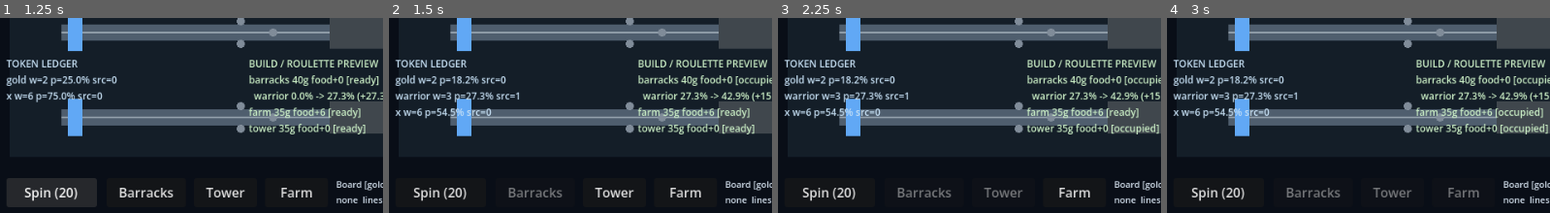
Above: before the commit, frames 1-4 (left to right).
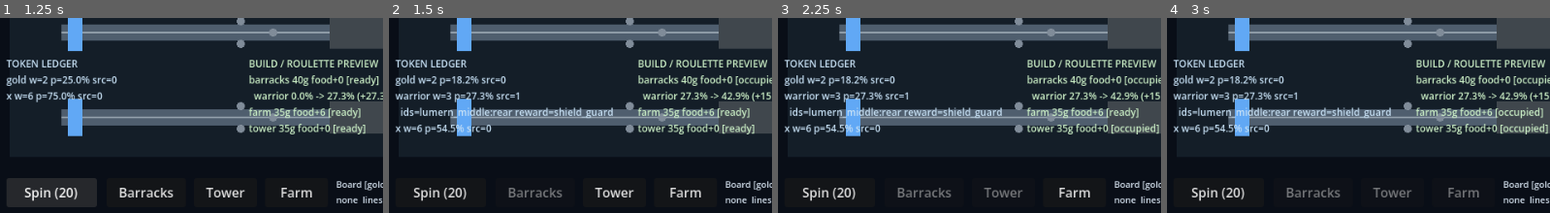
Above: after the commit, the same moments.

Repository: alsdmlals4-eng/omenward
Game: Godot game, scene res://scenes/main/main.tscn
Same seed, same stepped clock (60 frames per second), same inputs: the game is played once before the commit and once after it.
Inputs:
- Up to frame 1 (1.25 s): click "Spin (20)" at 0.5 s
- Up to frame 2 (1.5 s): click "Barracks" at 1.25 s
- Up to frame 3 (2.25 s): click "Tower" at 2 s
- Up to frame 4 (3 s): click "Farm" at 2.75 s
The pictures show only the part of the screen within x 0-50%, y 50-100%; the shares and areas given below are measured in that part.

Frame 1 is identical in both runs. In frame 2, 1.8% of the frame differs, in the area x 1-59%, y 45-60%; in frame 3, 1.8%; in frame 4, 1.8%.

Commit message:
surface complete C3 evidence in the HUD

Diff:
--- a/scripts/ui/stage_hud.gd
+++ b/scripts/ui/stage_hud.gd
@@ -100,12 +100,16 @@
 func _render_token_ledger(entries: Array) -> void:
 	var lines := PackedStringArray(["TOKEN LEDGER"])
 	for entry in entries:
+		var source_ids := _string_list(entry.get("source_building_ids", []))
+		var reward_ids := _string_list(entry.get("reward_archetype_ids", []))
 		lines.append("%s w=%d p=%s src=%d" % [
 			str(entry.get("symbol_id", "")),
 			int(entry.get("weight", 0)),
 			_format_percent(float(entry.get("probability", 0.0))),
 			int(entry.get("source_count", 0)),
 		])
+		if source_ids != "" or reward_ids != "":
+			lines.append("  ids=%s reward=%s" % [source_ids if source_ids != "" else "-", reward_ids if reward_ids != "" else "-"])
 	_token_ledger_label.text = "\n".join(lines)
 
 
@@ -174,7 +178,7 @@
 			break
 		var team := "L" if str(entry.get("owner_team_id", "")) == "lumern" else "V"
 		var target_id := int(entry.get("target_unit_id", -1))
-		lines.append("%s %s #%d %s R%.1f -> %s [%s]" % [
+		lines.append("%s %s #%d %s R%.1f -> %s [%s] prio=%s" % [
 			str(entry.get("lane_id", "")),
 			team,
 			int(entry.get("unit_id", -1)),
@@ -182,6 +186,7 @@
 			float(entry.get("attack_range", 0.0)),
 			str(target_id) if target_id > 0 else "none",
 			_string_list(entry.get("counter_tags", [])),
+			_string_list(entry.get("target_priority_tags", [])),
 		])
 		shown += 1
 	if entries.is_empty():
@@ -199,13 +204,16 @@
 		return
 	lines.append("Wave %d" % int(report.get("wave_number", 0)))
 	for lane in report.get("lanes", []):
-		lines.append("%s %s E%d/L%d obj%d gate-%.0f" % [
+		lines.append("%s %s E%d/L%d obj%d gate +%.0f/-%.0f base +%.0f/-%.0f" % [
 			str(lane.get("lane_id", "")),
 			str(lane.get("cause_code", "")),
 			int(lane.get("enemy_defeated", 0)),
 			int(lane.get("allied_lost", 0)),
 			int(lane.get("objective_changes", 0)),
+			float(lane.get("gate_damage_dealt", 0.0)),
 			float(lane.get("gate_damage_taken", 0.0)),
+			float(lane.get("base_damage_dealt", 0.0)),
+			float(lane.get("base_damage_taken", 0.0)),
 		])
 	_wave_report_label.text = "\n".join(lines)
 
